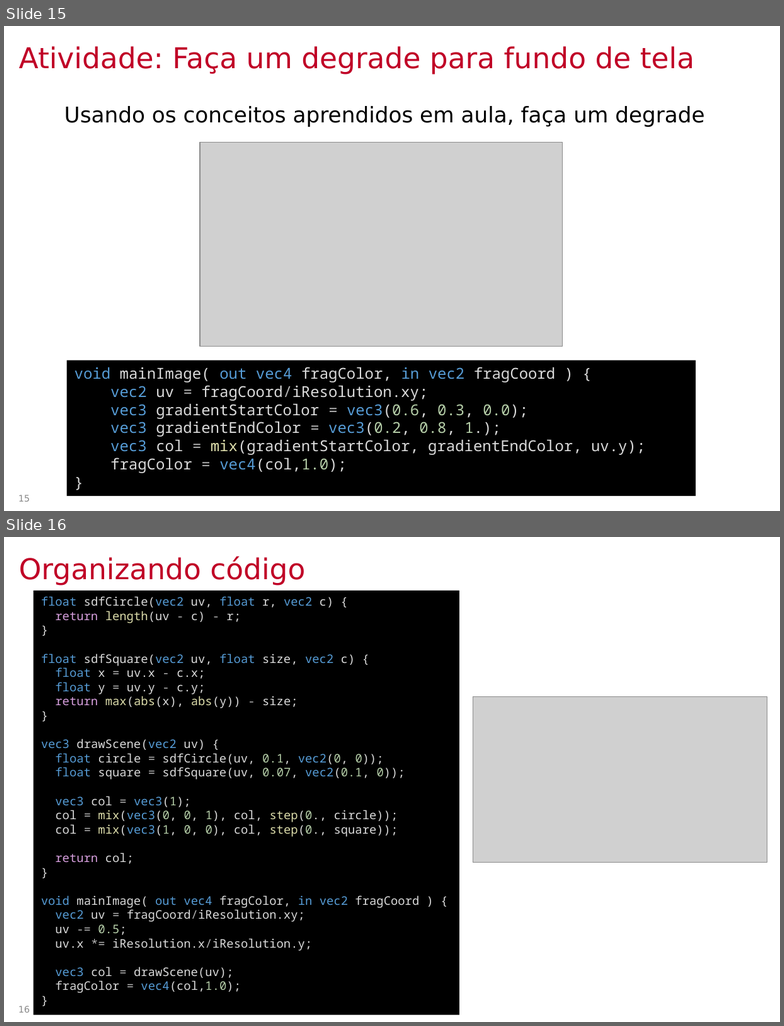
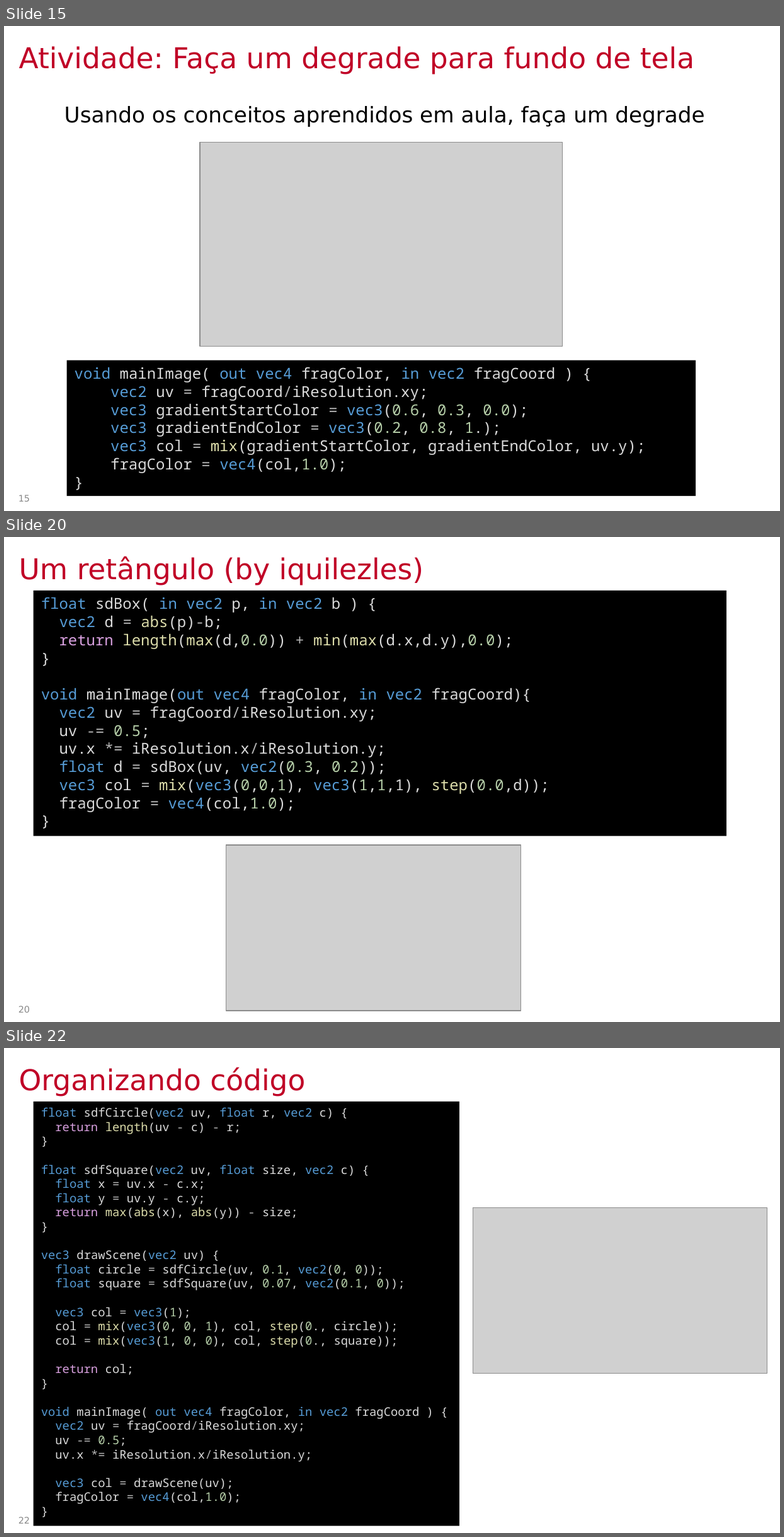
Before and after one commit to lpsoares/ComputacaoGrafica, a slide deck: content/aulas/21-sdf/aula21_sdf.pptx. Shown one above the other, each under a label of ours: slides 15 and 16 before the commit, slides 15, 20 and 22 after it; the slides between them are not shown. The pictures are 784x1026 and 784x1537 pixels, drawn with LibreOffice and Linux fonts; fonts in the diff are those of the drawing; grey boxes stand for pictures; background and template pictures are left out. Boxes give left, top, right and bottom in pixels: in the first picture for what was removed or moved away, otherwise in the second. Text is boxed around its words. In the diff, an @@ line names an element or a change of style, - is before the commit and + after.

```diff
--- a/content/aulas/21-sdf/aula21_sdf.pptx
+++ b/content/aulas/21-sdf/aula21_sdf.pptx
@@ slide 20 added at (4,537,780,1022), background #FFFFFF @@
@@ title added at (19,556,424,586), 26.7 pt, text #C00026 @@
+Um retângulo (by iquilezles)
@@ rectangle added at (34,591,727,836), fill #000000, 14 pt, text #DADADA @@
+float sdBox( in vec2 p, in vec2 b ) {
+vec2 d = abs(p)-b;
+return length(max(d,0.0)) + min(max(d.x,d.y),0.0);
+}
+void mainImage(out vec4 fragColor, in vec2 fragCoord){
+vec2 uv = fragCoord/iResolution.xy;
+uv -= 0.5;
+uv.x *= iResolution.x/iResolution.y;
+float d = sdBox(uv, vec2(0.3, 0.2));
+vec3 col = mix(vec3(0,0,1), vec3(1,1,1), step(0.0,d));
+fragColor = vec4(col,1.0);
+}
@@ picture added at (226,845,521,1011) @@
@@ page number added at (18,1006,30,1013), 8.3 pt, text #888888 @@
+20
@@ what was slide 16 is now slide 22 @@
@@ page number at (18,1517,30,1524): text changed @@
-16
+22
```
Also in this commit, not shown: 4 slides changed, 7 other slides added, 5 other files.
